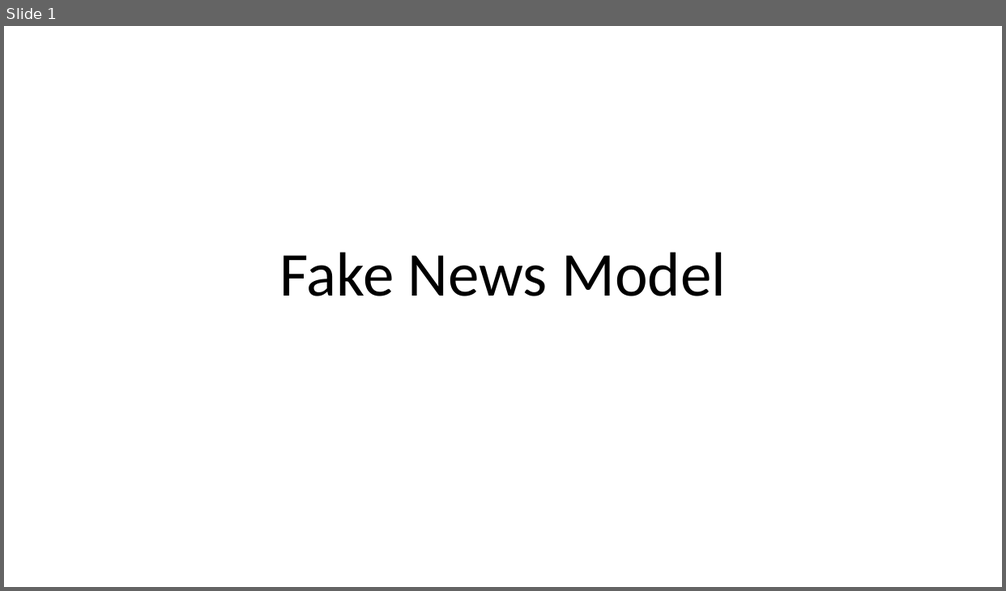
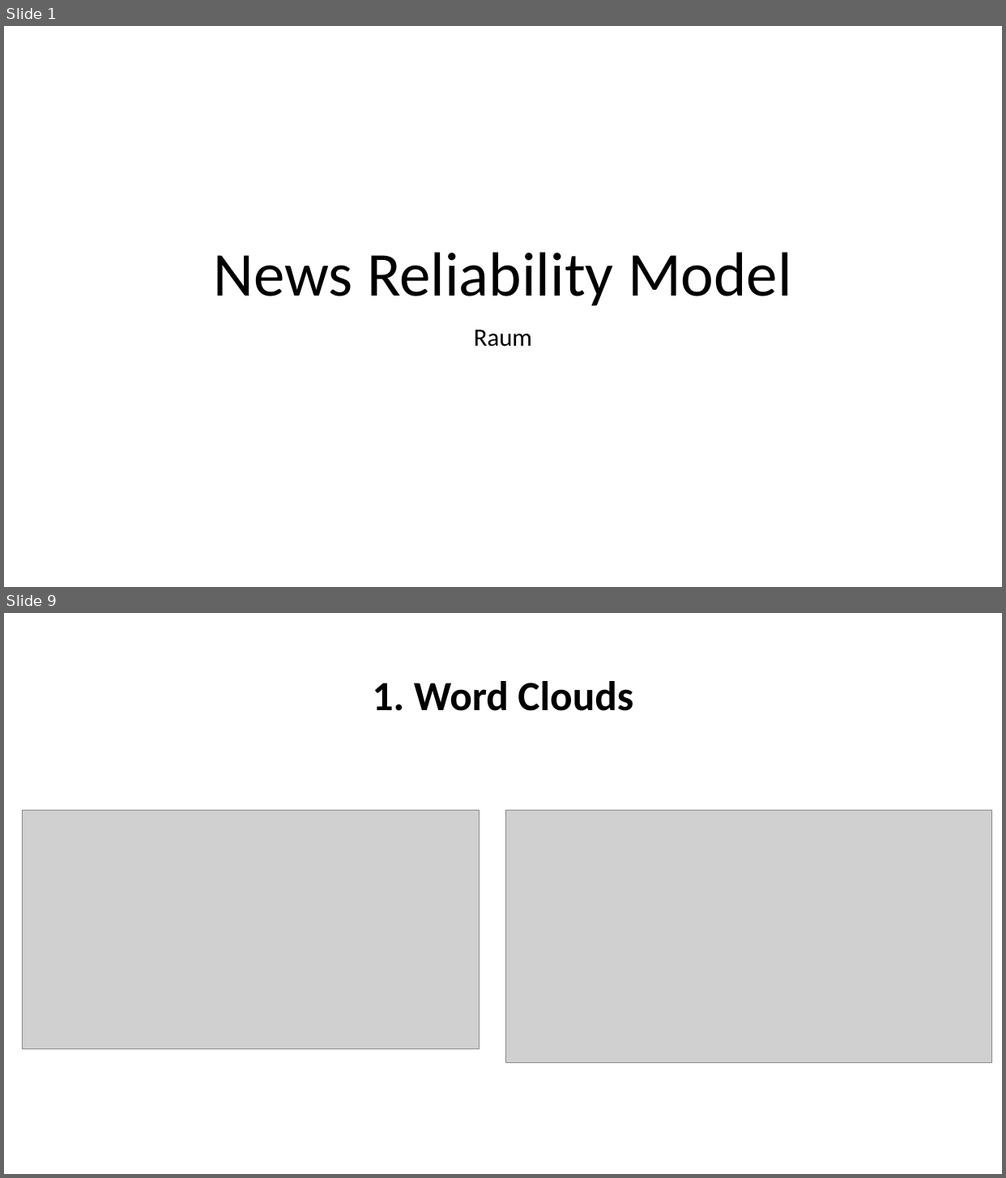
Before and after one commit to raum30/fake-news, a slide deck: presentation.pptx. Shown one above the other, each under a label of ours: slide 1 before the commit, slides 1 and 9 after it; the slides between them are not shown. The pictures are 1006x591 and 1006x1178 pixels, drawn with LibreOffice and Linux fonts; fonts in the diff are those of the drawing; grey boxes stand for pictures. Boxes give left, top, right and bottom in pixels: in the first picture for what was removed or moved away, otherwise in the second. Text is boxed around its words. In the diff, an @@ line names an element or a change of style, - is before the commit and + after.

```diff
--- a/presentation.pptx
+++ b/presentation.pptx
@@ slide 9 added at <box>4,613,1002,1174</box>, background #FFFFFF @@
@@ title added at <box>373,681,633,711</box>, 40 pt, text #000000, bold @@
+1. Word Clouds
@@ picture added at <box>22,810,479,1050</box> @@
@@ picture added at <box>506,810,992,1063</box> @@
@@ slide 1 changed as well @@
@@ title at <box>213,252,792,306</box>: text changed @@
-Fake News Model
+News Reliability Model
@@ subtitle added at <box>474,330,532,347</box>, 24 pt, text #000000 @@
+Raum
```
Also in this commit, not shown: 23 other slides added, 1 slide removed, 1 other file.
